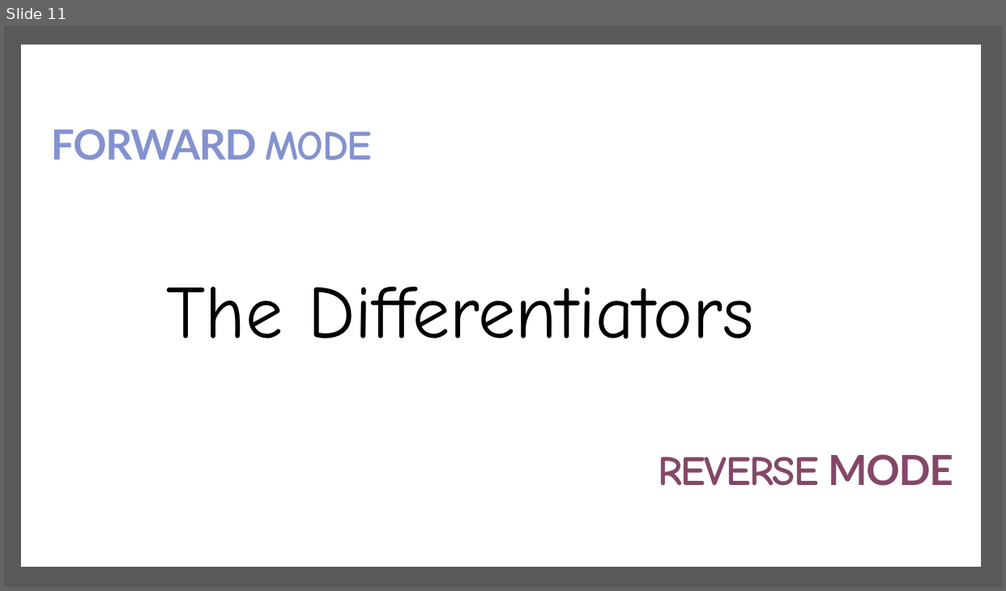
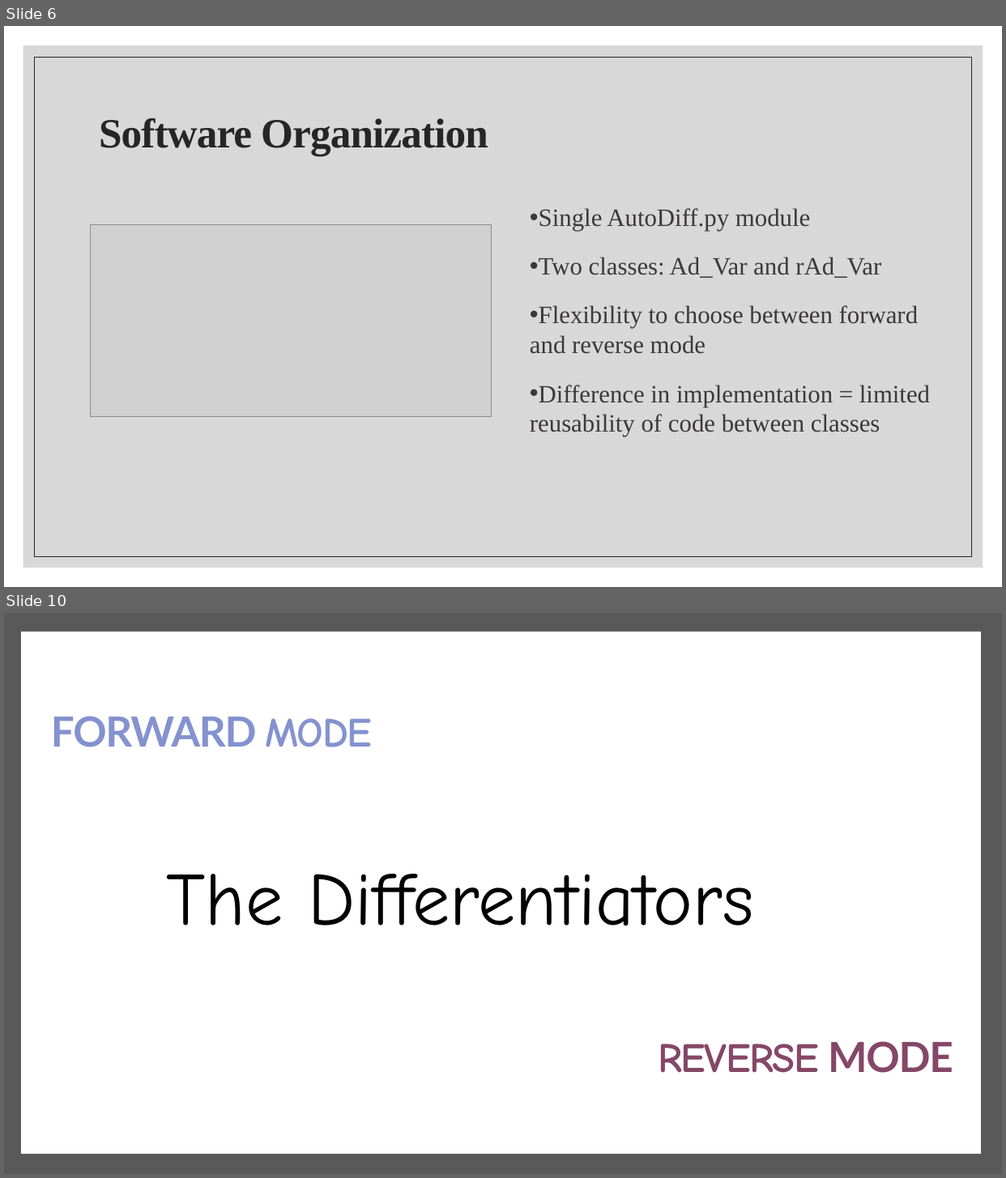
Before and after one commit to the-differentiators/cs207-FinalProject, a slide deck: docs/cs207-presentation.pptx. Shown one above the other, each under a label of ours: slide 11 before the commit, slides 6 and 10 after it; the slides between them are not shown. The pictures are 1006x591 and 1006x1178 pixels, drawn with LibreOffice and Linux fonts; fonts in the diff are those of the drawing; grey boxes stand for pictures; background and template pictures are left out. Boxes give left, top, right and bottom in pixels: in the first picture for what was removed or moved away, otherwise in the second. Text is boxed around its words. In the diff, an @@ line names an element or a change of style, - is before the commit and + after.

Commit message:
add final presentation and forward demo

```diff
--- a/docs/cs207-presentation.pptx
+++ b/docs/cs207-presentation.pptx
@@ slide 6 added at <box>4,26,1002,587</box>, background #FFFFFF @@
@@ rectangle added at <box>23,45,983,568</box>, fill #BFBFBF at 60% opacity @@
@@ rectangle added at <box>35,57,972,557</box>, outline #262626 0.5 pt @@
@@ title added at <box>99,118,488,156</box>, 40 pt, text #262626, bold @@
+Software Organization
@@ text added at <box>530,208,930,437</box>, 24 pt, text #3B3838 @@
+• Single AutoDiff.py module
+• Two classes: Ad_Var and rAd_Var
+• Flexibility to choose between forward and reverse mode
+• Difference in implementation = limited reusability of code between classes
@@ picture added at <box>90,225,492,417</box> @@
@@ what was slide 11 is now slide 10 @@
```
Also in this commit, not shown: 3 slides changed, 5 other slides added, 7 slides removed, 3 other files.
